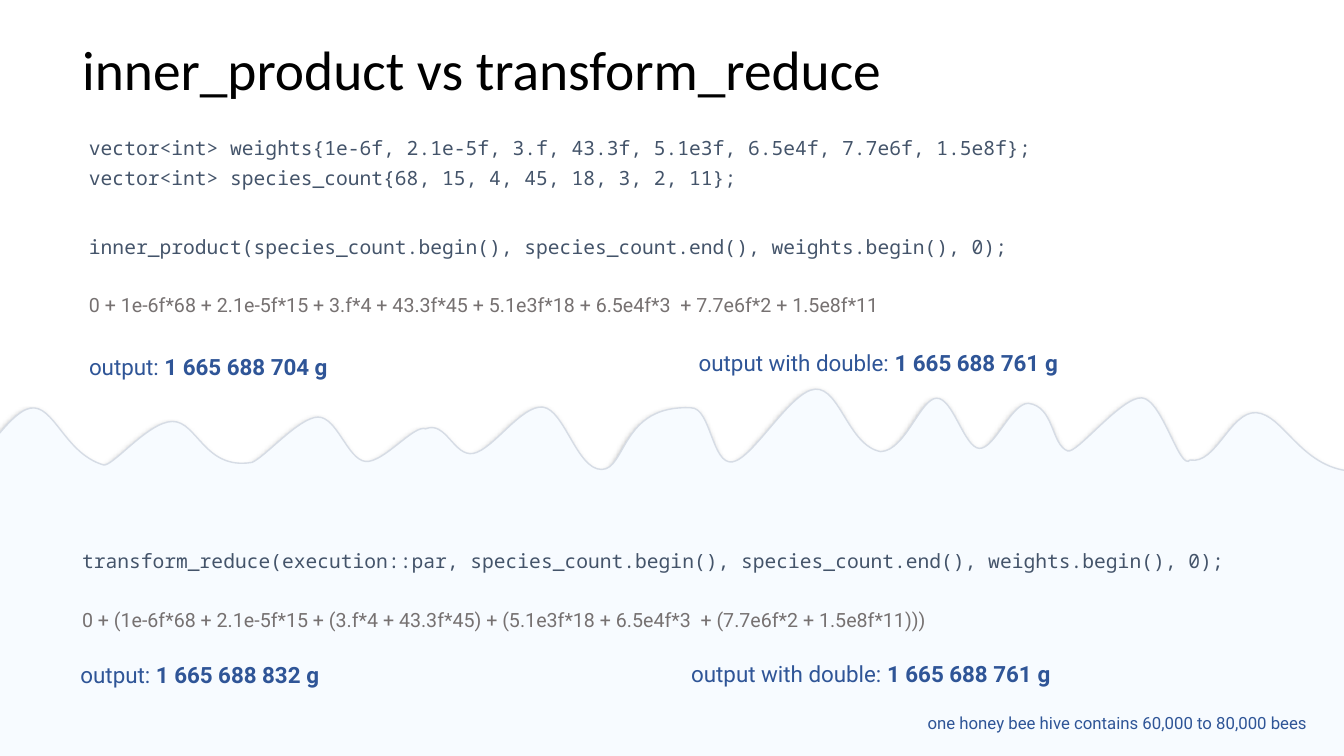
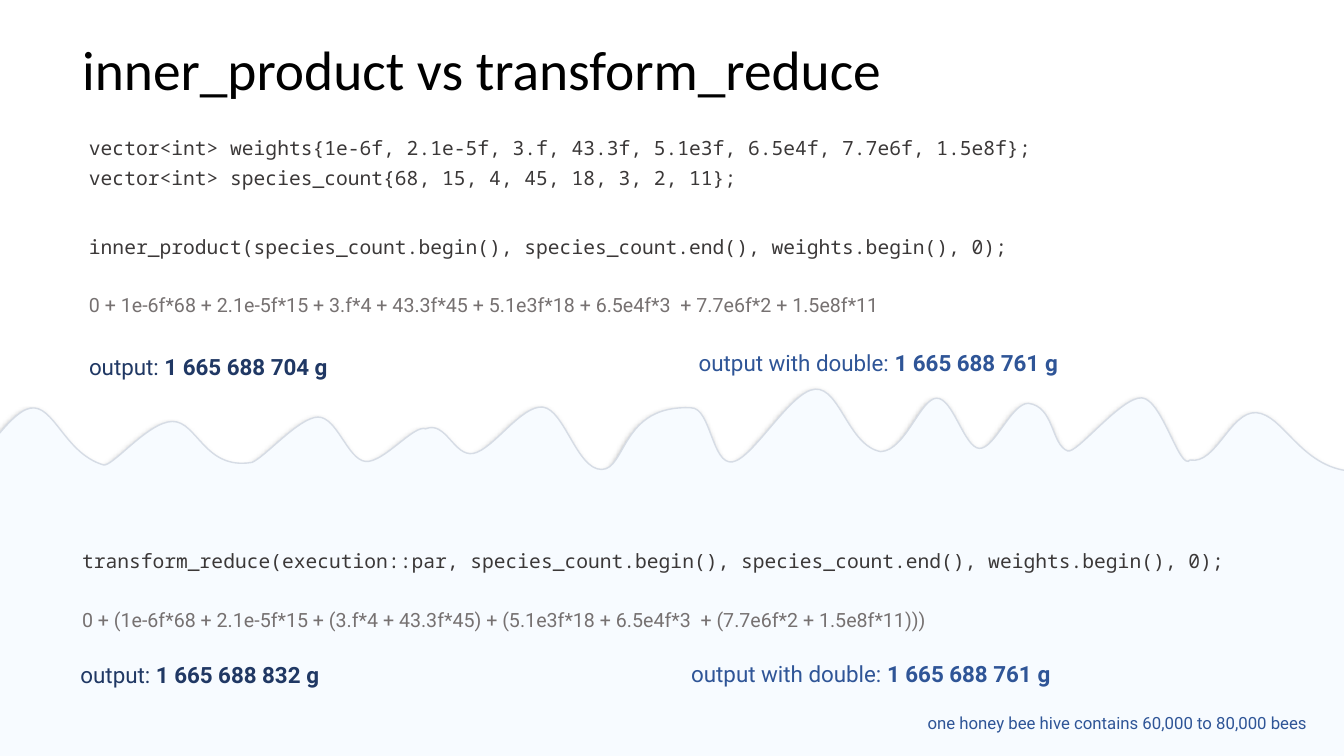
Before and after one commit to EmptySquareBubble/StoriesFromAParallelUniverse-, a slide deck: slide 19 of stories_from_a_paralel_universe.pptx. Drawn at 1344x756 pixels with LibreOffice and Linux fonts; fonts in the diff are those of the drawing. Boxes give left, top, right and bottom in pixels: in the first picture for what was removed or moved away, otherwise in the second. Text is boxed around its words. In the diff, an @@ line names an element or a change of style, - is before the commit and + after.

Commit message:
formatting

```diff
--- a/stories_from_a_paralel_universe.pptx
+++ b/stories_from_a_paralel_universe.pptx
@@ text "vector<int> weights{1e-6f, 2.1e-5f, 3.f, 43.3f, ..." at box(89, 140, 1030, 190): text colour #44546A to #3B3838 @@
@@ text at box(89, 239, 1007, 259): text colour #44546A to #3B3838 in "inner_product(species_count.begin(), species_count.end(), we ..." @@
@@ text "output: 1 665 688 704 ..." at box(89, 359, 328, 380): text colour #2F5597 to #203864 @@
@@ text at box(82, 553, 1223, 573): text colour #44546A to #3B3838 in "transform_reduce(execution::par, species_count.begin(), spec ..." @@
@@ text "output: 1 665 688 832 ..." at box(80, 667, 319, 688): text colour #2F5597 to #203864 @@
```
Also in this commit, not shown: 27 other slides changed, 1 slide added.
